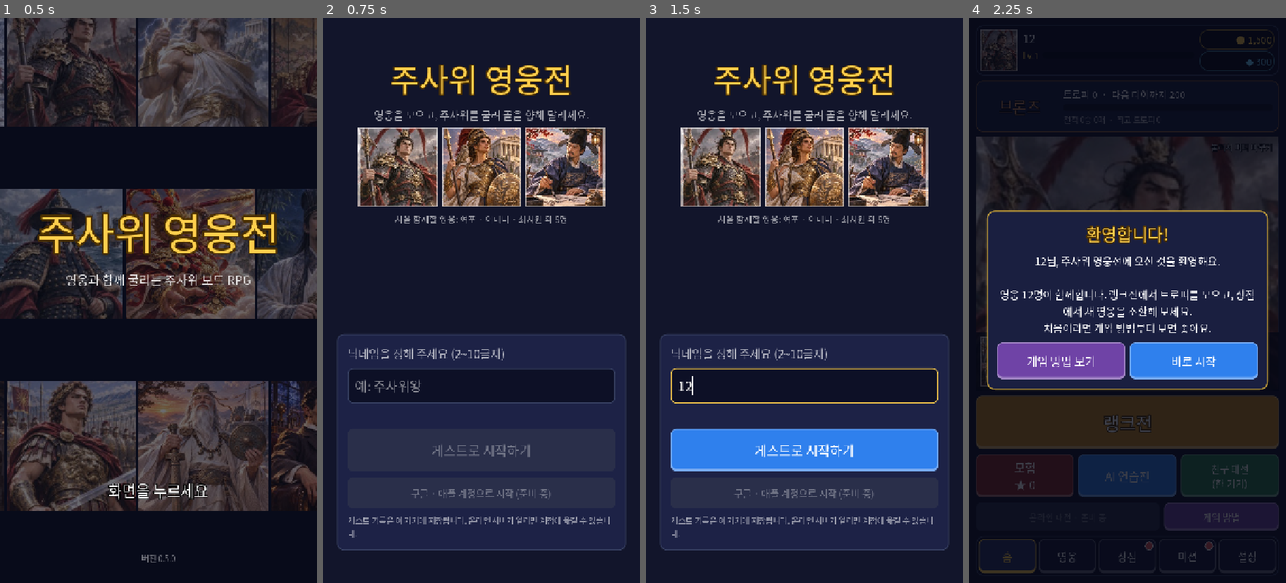
Above: before the commit, frames 1-4 (left to right).
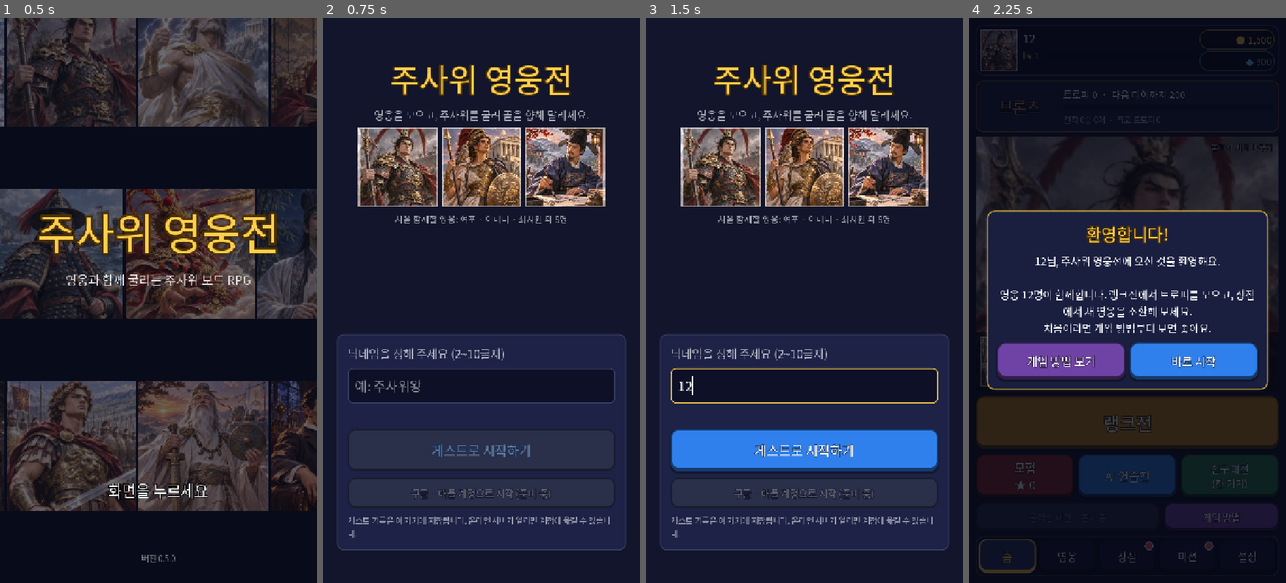
Above: after the commit, the same moments.

Repository: donto333/dice-heroes
Game: Godot game, scene res://scenes/main.tscn
Same seed, same stepped clock (60 frames per second), same inputs: the game is played once before the commit and once after it.
Inputs (mouse positions are in pixels of both pictures, inside the frame that each line leads up to):
- Up to frame 1 (0.5 s): no input
- Up to frame 2 (0.75 s): move the mouse to (551, 272) at 0.52 s; click (551, 272) at 0.67 s
- Up to frame 3 (1.5 s): click (804, 385) at 1.27 s; type "12" at 1.35 s
- Up to frame 4 (2.25 s): click "게스트로 시작하기" at 2 s

Frame 1 is identical in both runs. In frame 2, 1.4% of the frame differs, in the area x 7-93%, y 72-87%; in frame 3, 2.0%; in frame 4, 2.5%, in the area x 2-98%, y 57-99%.

Commit message:
대전 화면을 모두의 마블식 배치로: 판을 크게, 정보판은 판 모서리, 큰 동그란 주사위 버튼
- 판이 화면 대부분을 차지하고 상대 정보판은 왼쪽 위, 내 정보판은 왼쪽 아래에 얹음
- 오른쪽 아래 노란 동그란 '주사위 굴리기' 버튼
- 모든 버튼을 통통한 입체 모양으로(둥근 모서리, 짙은 테두리, 아래 두께, 그림자, 글자 외곽선)

Co-Authored-By: Claude Opus 5.5 <noreply@anthropic.com>
Claude-Session: https://claude.ai/code/session_01JPWR7cTXQrxTawoDohtR95

Diff:
--- a/scripts/screens/match_screen.gd
+++ b/scripts/screens/match_screen.gd
@@ -136,23 +136,49 @@
 	quit_button.pressed.connect(_on_quit_pressed)
 	status_row.add_child(quit_button)
 
-	# 두 플레이어 정보판: 초상화, 이름, 골까지 남은 거리 막대, 카드·상태
-	var players_row := HBoxContainer.new()
-	players_row.add_theme_constant_override("separation", 8)
-	column.add_child(players_row)
+	# 모두의 마블처럼 판이 화면 대부분을 차지하고,
+	# 플레이어 정보판은 판 모서리(상대 왼쪽 위, 나 왼쪽 아래), 큰 주사위 버튼은 오른쪽 아래에 얹는다.
+	var board_area := Control.new()
+	board_area.custom_minimum_size = Vector2(0, 420)
+	board_area.size_flags_vertical = Control.SIZE_EXPAND_FILL
+	board_area.size_flags_stretch_ratio = 4.0
+	column.add_child(board_area)
+	_board_view = BoardView.new()
+	_board_view.set_anchors_and_offsets_preset(Control.PRESET_FULL_RECT)
+	board_area.add_child(_board_view)
 	for index in 2:
 		var card := _player_card(index)
-		players_row.add_child(card)
-
-	_board_view = BoardView.new()
-	_board_view.custom_minimum_size = Vector2(0, 300)
-	_board_view.size_flags_vertical = Control.SIZE_EXPAND_FILL
-	_board_view.size_flags_stretch_ratio = 3.0
-	_board_view.size_flags_stretch_ratio = 3.0
-	column.add_child(_board_view)
+		board_area.add_child(card)
+		card.anchor_left = 0.0
+		card.anchor_right = 0.56
+		if index == 1:
+			card.anchor_top = 0.0
+			card.anchor_bottom = 0.0
+			card.offset_top = 8
+			card.offset_bottom = 92
+		else:
+			card.anchor_top = 1.0
+			card.anchor_bottom = 1.0
+			card.offset_top = -92
+			card.offset_bottom = -8
+		card.offset_left = 8
+		card.offset_right = 0
+		_ignore_mouse(card)
+
+	_roll_button = _make_round_button()
+	_roll_button.pressed.connect(_on_roll_pressed)
+	board_area.add_child(_roll_button)
+	_roll_button.anchor_left = 1.0
+	_roll_button.anchor_right = 1.0
+	_roll_button.anchor_top = 1.0
+	_roll_button.anchor_bottom = 1.0
+	_roll_button.offset_left = -172
+	_roll_button.offset_right = -12
+	_roll_button.offset_top = -172
+	_roll_button.offset_bottom = -12
 
 	var result_panel := PanelContainer.new()
-	result_panel.custom_minimum_size = Vector2(0, 180)
+	result_panel.custom_minimum_size = Vector2(0, 120)
 	result_panel.add_theme_stylebox_override("panel", _box(Color("12152b"), Color("3a4466"), 2))
 	column.add_child(result_panel)
 	_result_box = VBoxContainer.new()
@@ -178,9 +204,6 @@
 		card_row.add_child(button)
 		_card_buttons.append(button)
 
-	_roll_button = _make_button(34, 100, ROLL_COLOR)
-	_roll_button.pressed.connect(_on_roll_pressed)
-	column.add_child(_roll_button)
 
 	_log_label = _make_label(17)
 	_log_label.autowrap_mode = TextServer.AUTOWRAP_WORD_SMART
@@ -406,15 +429,64 @@
 
 
 ## 켜진 버튼은 밝은 색, 꺼진 버튼은 어두운 회색으로 확실히 구분한다.
+## 판 위에 얹는 정보판은 판 끌기·칸 누르기를 막지 않게 한다.
+func _ignore_mouse(node: Node) -> void:
+	if node is Control:
+		node.mouse_filter = Control.MOUSE_FILTER_IGNORE
+	for child in node.get_children():
+		_ignore_mouse(child)
+
+
+## 모두의 마블식 큰 동그란 주사위 버튼: 노란 몸통, 짙은 테두리, 두꺼운 아래 그림자.
+func _make_round_button() -> Button:
+	var button := Button.new()
+	button.autowrap_mode = TextServer.AUTOWRAP_WORD_SMART
+	button.add_theme_font_size_override("font_size", 28)
+	var body := Color("ffc62b")
+	var edge := Color("6b3b00")
+	var normal := _round_box(body, edge, 10)
+	button.add_theme_stylebox_override("normal", normal)
+	button.add_theme_stylebox_override("hover", _round_box(body.lightened(0.15), edge, 10))
+	button.add_theme_stylebox_override("pressed", _round_box(body.darkened(0.15), edge, 4))
+	button.add_theme_stylebox_override("disabled", _round_box(Color("5a5f78"), Color("2a2d40"), 6))
+	button.add_theme_stylebox_override("focus", StyleBoxEmpty.new())
+	for state in ["font_color", "font_hover_color", "font_pressed_color"]:
+		button.add_theme_color_override(state, Color("4a2600"))
+	button.add_theme_color_override("font_disabled_color", Color(1, 1, 1, 0.6))
+	button.add_theme_constant_override("outline_size", 6)
+	button.add_theme_color_override("font_outline_color", Color(1, 1, 1, 0.85))
+	return button
+
+
+func _chunky(style: StyleBoxFlat, bottom: int) -> StyleBoxFlat:
+	style.border_width_bottom = bottom
+	style.set_corner_radius_all(16)
+	return style
+
+
+func _round_box(fill: Color, edge: Color, bottom: int) -> StyleBoxFlat:
+	var style := StyleBoxFlat.new()
+	style.bg_color = fill
+	style.border_color = edge
+	style.set_border_width_all(5)
+	style.border_width_bottom = bottom
+	style.set_corner_radius_all(80)
+	style.shadow_color = Color(0, 0, 0, 0.45)
+	style.shadow_size = 8
+	style.shadow_offset = Vector2(0, 5)
+	style.set_content_margin_all(14)
+	return style
+
+
 func _make_button(font_size: int, height: float, color: Color) -> Button:
 	var button := Button.new()
 	button.custom_minimum_size = Vector2(0, height)
 	button.size_flags_horizontal = Control.SIZE_EXPAND_FILL
 	button.autowrap_mode = TextServer.AUTOWRAP_WORD_SMART
 	button.add_theme_font_size_override("font_size", font_size)
-	button.add_theme_stylebox_override("normal", _box(color, color.lightened(0.35), 3))
-	button.add_theme_stylebox_override("hover", _box(color.lightened(0.12), Color.WHITE, 3))
-	button.add_theme_stylebox_override("pressed", _box(color.darkened(0.25), Color.WHITE, 3))
+	button.add_theme_stylebox_override("normal", _chunky(_box(color, color.darkened(0.5), 3), 7))
+	button.add_theme_stylebox_override("hover", _chunky(_box(color.lightened(0.12), color.darkened(0.5), 3), 7))
+	button.add_theme_stylebox_override("pressed", _chunky(_box(color.darkened(0.2), color.darkened(0.5), 3), 3))
 	button.add_theme_stylebox_override("focus", StyleBoxEmpty.new())
 	button.add_theme_stylebox_override("disabled", _box(DISABLED_COLOR, DISABLED_COLOR, 0))
 	button.add_theme_color_override("font_color", Color.WHITE)
@@ -1006,16 +1078,16 @@
 			button.disabled = true
 
 	if game.winner >= 0:
-		_roll_button.text = "결과 보기"
+		_roll_button.text = "결과\n보기"
 		_roll_button.disabled = false
 	elif _choosing_path:
-		_roll_button.text = "위에서 갈 길을 고르세요"
+		_roll_button.text = "길을\n고르세요"
 		_roll_button.disabled = true
 	elif _waiting_for_player:
-		_roll_button.text = "주사위 굴리기"
+		_roll_button.text = "주사위\n굴리기"
 		_roll_button.disabled = false
 	else:
-		_roll_button.text = "AI 차례..." if not _humans[game.current] else "진행 중..."
+		_roll_button.text = "AI\n차례" if not _humans[game.current] else "진행\n중..."
 		_roll_button.disabled = true
 
 	var lines: Array = game.messages.slice(max(0, game.messages.size() - LOG_LINES))
--- a/scripts/ui/kit.gd
+++ b/scripts/ui/kit.gd
@@ -74,19 +74,28 @@
 	return result
 
 
+## 모두의 마블식 통통한 버튼: 둥근 모서리, 짙은 테두리, 두꺼운 아래 두께, 그림자, 글자 외곽선.
 static func paint(target: Button, color: Color, border: Color = Color.TRANSPARENT) -> void:
-	var edge: Color = color.lightened(0.35) if border == Color.TRANSPARENT else border
-	var normal := box(color, edge, 2)
-	normal.border_width_bottom = 6
-	normal.border_color = edge
-	target.add_theme_stylebox_override("normal", normal)
-	var hover := box(color.lightened(0.1), Color.WHITE, 2)
-	hover.border_width_bottom = 6
-	target.add_theme_stylebox_override("hover", hover)
-	var pressed := box(color.darkened(0.2), Color.WHITE, 2)
-	pressed.border_width_top = 5
+	var edge: Color = color.darkened(0.55) if border == Color.TRANSPARENT else border
+	target.add_theme_stylebox_override("normal", _chunky(color, edge, 8))
+	target.add_theme_stylebox_override("hover", _chunky(color.lightened(0.12), edge, 8))
+	var pressed := _chunky(color.darkened(0.15), edge, 3)
+	pressed.content_margin_top += 5
 	target.add_theme_stylebox_override("pressed", pressed)
-	target.add_theme_stylebox_override("disabled", box(DISABLED, DISABLED, 0))
+	var off := _chunky(DISABLED, DISABLED.darkened(0.4), 5)
+	off.shadow_size = 0
+	target.add_theme_stylebox_override("disabled", off)
+	target.add_theme_constant_override("outline_size", 5)
+	target.add_theme_color_override("font_outline_color", color.darkened(0.6))
+
+
+static func _chunky(fill: Color, edge: Color, bottom: int) -> StyleBoxFlat:
+	var style := box(fill, edge, 3, 18)
+	style.border_width_bottom = bottom
+	style.shadow_color = Color(0, 0, 0, 0.35)
+	style.shadow_size = 4
+	style.shadow_offset = Vector2(0, 3)
+	return style
 
 
 static func panel(fill: Color = PANEL, border: Color = LINE, padding: int = 14) -> PanelContainer:
